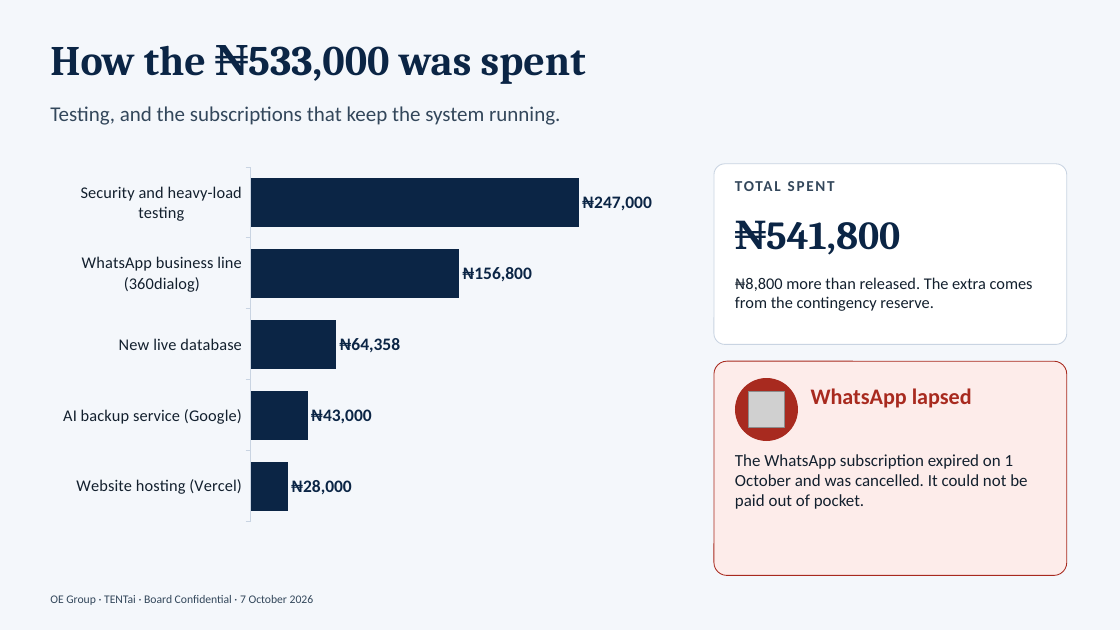
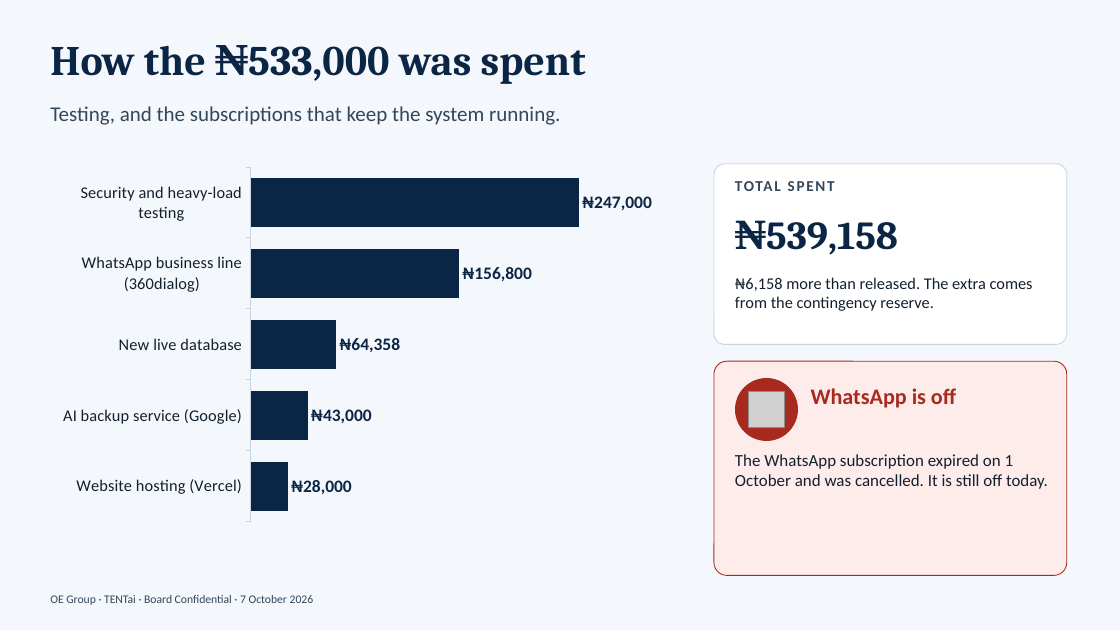
Before and after one commit to tfmlictmgr-collab/oe-group-ipms, a slide deck: slide 8 of docs/OE_Group_Production_Cutover.pptx. Drawn at 1120x630 pixels with LibreOffice and Linux fonts; fonts in the diff are those of the drawing; grey boxes stand for pictures. Boxes give left, top, right and bottom in pixels: in the first picture for what was removed or moved away, otherwise in the second. Text is boxed around its words. In the diff, an @@ line names an element or a change of style, - is before the commit and + after.

```diff
--- a/docs/OE_Group_Production_Cutover.pptx
+++ b/docs/OE_Group_Production_Cutover.pptx
@@ text at box(766, 222, 898, 255): text changed @@
-₦541,800
+₦539,158
@@ text at box(735, 277, 1033, 311): text changed @@
-₦8,800 more than released. The extra comes from the contingency reserve.
+₦6,158 more than released. The extra comes from the contingency reserve.
@@ text at box(811, 388, 956, 408): text changed @@
-WhatsApp lapsed
+WhatsApp is off
@@ text at box(735, 454, 1048, 489): text changed @@
-The WhatsApp subscription expired on 1 October and was cancelled. It could not be paid out of pocket.
+The WhatsApp subscription expired on 1 October and was cancelled. It is still off today.
```
Also in this commit, not shown: 7 other slides changed.
